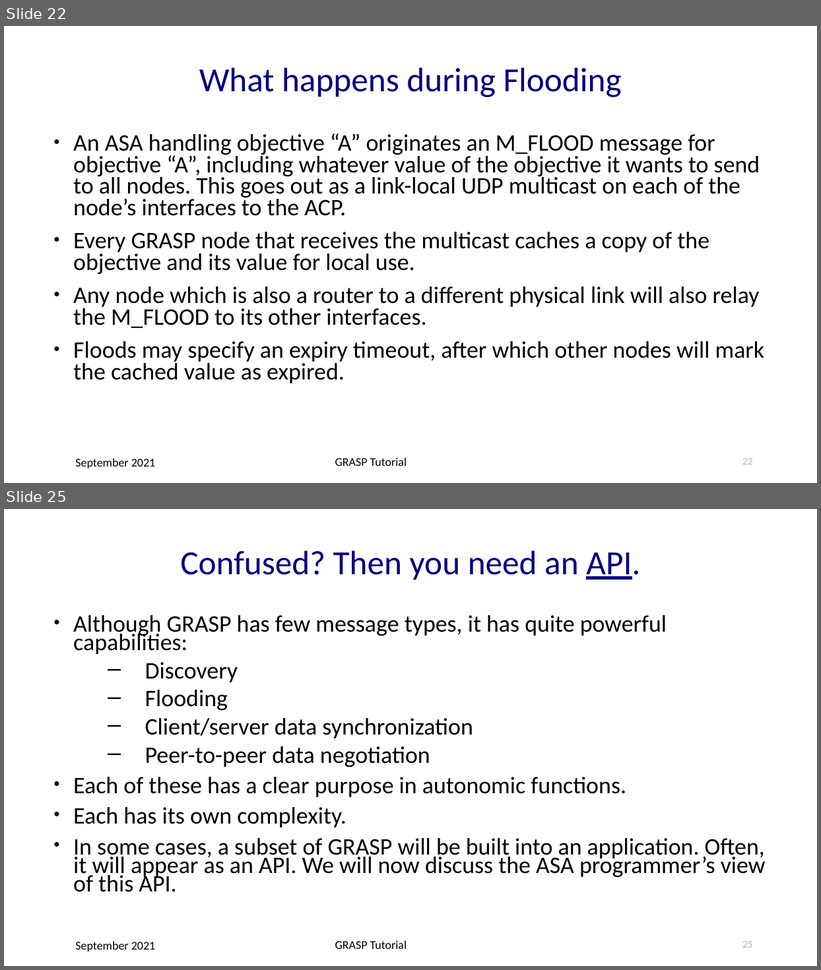
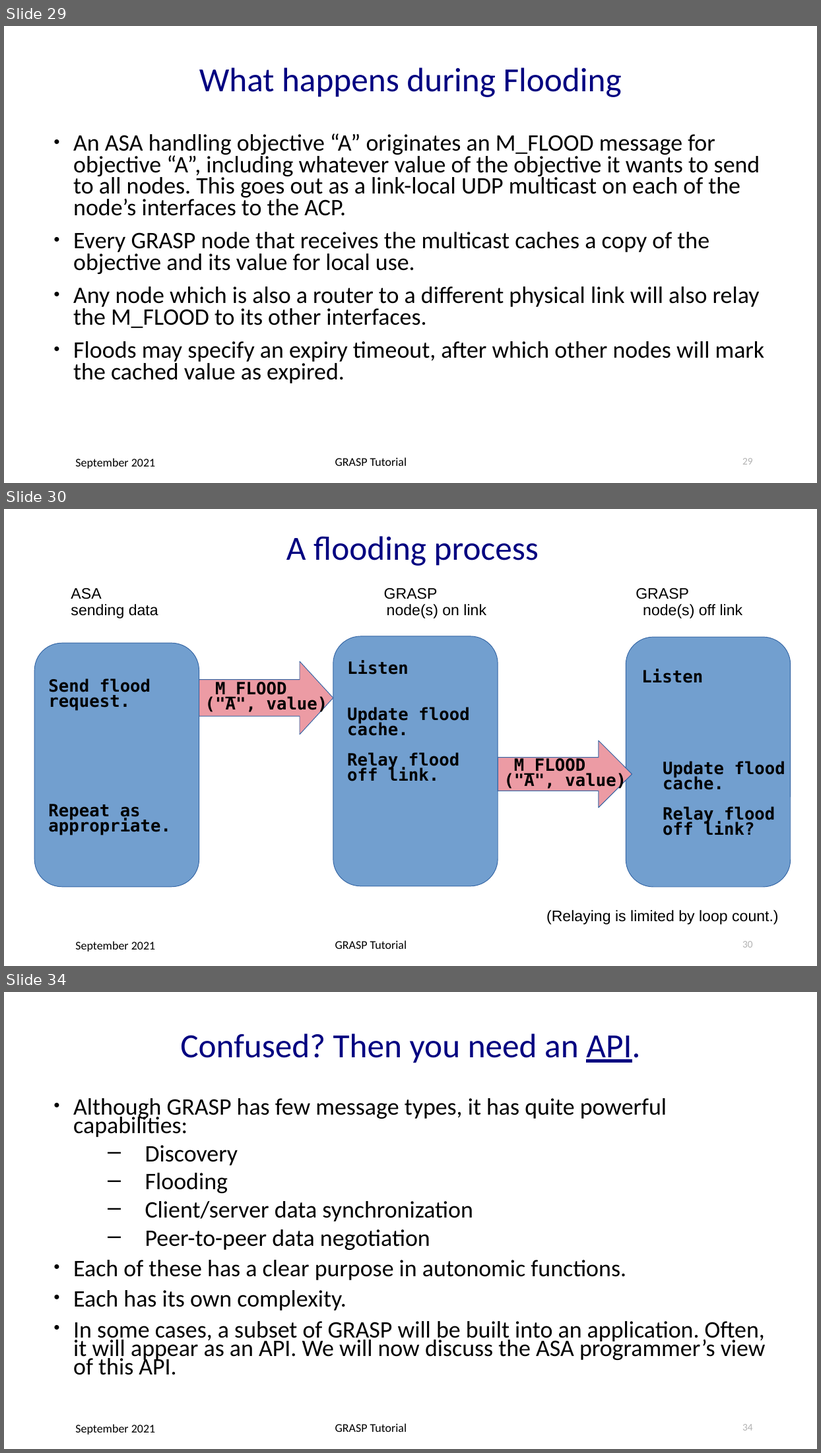
Before and after one commit to becarpenter/graspdoc, a slide deck: GRASP-tutorial.ppt. Shown one above the other, each under a label of ours: slides 22 and 25 before the commit, slides 29, 30 and 34 after it; the slides between them are not shown. The pictures are 821x970 and 821x1453 pixels, drawn with LibreOffice and Linux fonts; fonts in the diff are those of the drawing. Boxes give left, top, right and bottom in pixels: in the first picture for what was removed or moved away, otherwise in the second. Text is boxed around its words. In the diff, an @@ line names an element or a change of style, - is before the commit and + after.

```diff
--- a/GRASP-tutorial.ppt
+++ b/GRASP-tutorial.ppt
@@ slide 30 added at [4, 509, 817, 966], background #FFFFFF; not listed: 2 template elements that a slide beside it also shows @@
@@ title added at [286, 536, 539, 566], 40 pt, text #000080 @@
+A flooding process
@@ text added at [71, 588, 743, 619], 18 pt, text #000000 @@
+ASA GRASP GRASP
+sending data node(s) on link node(s) off link
@@ freeform shape added at [34, 643, 199, 887], fill #729FCF, outline #3465A4 0.74 pt, 20 pt, text #000000, bold @@
+Send flood
+request.
+Repeat as
+appropriate.
@@ freeform shape added at [333, 636, 498, 887], fill #729FCF, outline #3465A4 0.74 pt, 20 pt, text #000000, bold @@
+Listen
+Update flood
+cache.
+Relay flood
+off link.
@@ freeform shape added at [626, 637, 790, 887], fill #729FCF, outline #3465A4 0.74 pt, 20 pt, text #000000, bold @@
+Listen
+Update flood
+cache.
+Relay flood
+off link?
@@ right arrow added at [199, 661, 333, 735], fill #EC9BA4, outline #3465A4 0.74 pt, 20 pt, text #000000, bold @@
+M_FLOOD
+("A", value)
@@ right arrow added at [498, 741, 632, 808], fill #EC9BA4, outline #3465A4 0.74 pt, 20 pt, text #000000, bold @@
+M_FLOOD
+("A", value)
@@ text added at [547, 910, 779, 925], 18 pt, text #000000 @@
+(Relaying is limited by loop count.)
@@ page number added at [743, 941, 753, 948], 12 pt, text #B2B2B2 @@
+30
@@ what was slide 22 is now slide 29 @@
@@ page number at [743, 458, 753, 465]: text changed @@
-22
+29
@@ what was slide 25 is now slide 34 @@
@@ page number at [743, 1424, 753, 1431]: text changed @@
-25
+34
```
Also in this commit, not shown: 4 slides changed, 11 other slides added, 2 other files.
